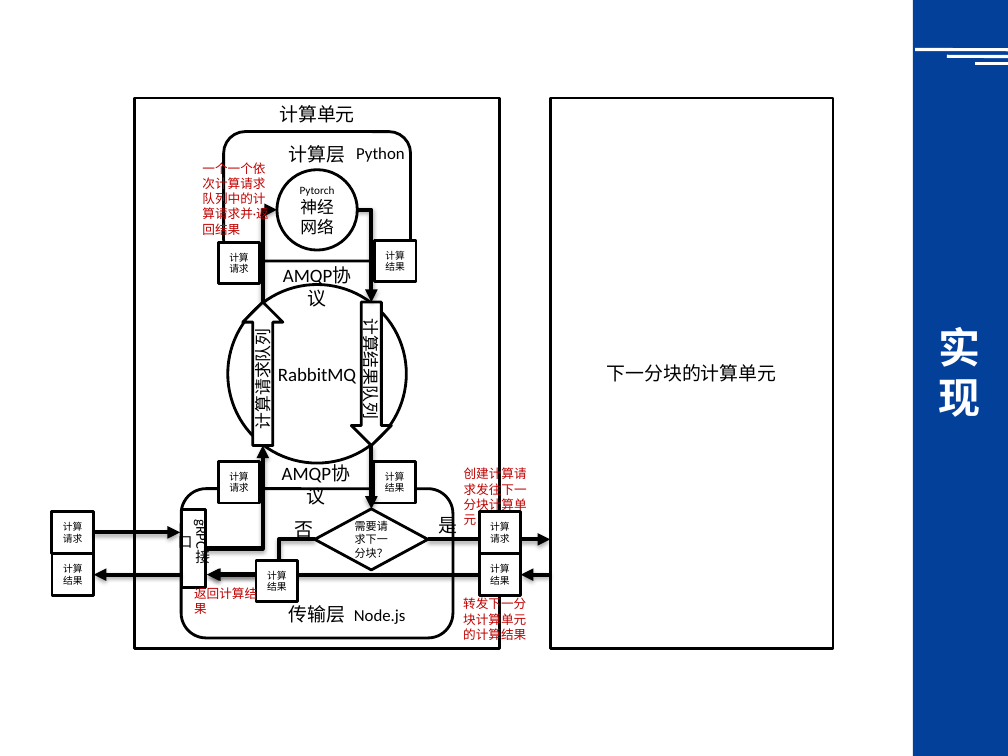
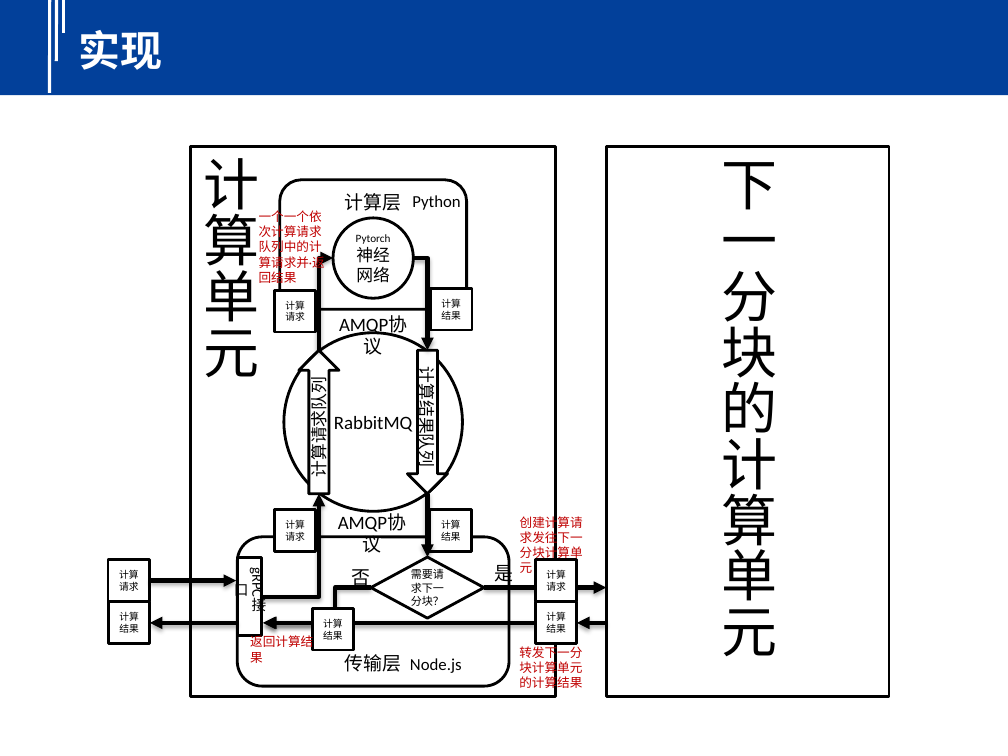
Before and after one commit to yindaheng98/DNet, a slide deck: slide 17 of 介绍（4：3）.pptx (slide 11 before the commit). Drawn at 1008x756 pixels with LibreOffice and Linux fonts; fonts in the diff are those of the drawing; background and template pictures are left out. Boxes give left, top, right and bottom in pixels: in the first picture for what was removed or moved away, otherwise in the second. Text is boxed around its words. In the diff, an @@ line names an element or a change of style, - is before the commit and + after.

```diff
--- a/介绍（4：3）.pptx
+++ b/介绍（4：3）.pptx
@@ group added at (0, 0, 1008, 95): 3 lines, 1 rectangle @@
@@ title "实现": place and size @@
-title "实现" at (938, 327, 980, 417)
+title "实现" at (79, 30, 163, 70)
@@ title "实现" at (79, 30, 163, 70): alignment centre to left @@
@@ group removed at (913, 0, 1008, 756): 3 lines, 1 rectangle @@
@@ rectangle "计算单元" at (191, 146, 555, 697): size 13.5 to 40 pt; vertical alignment top to bottom @@
@@ rectangle "下一分块的计算单元" at (606, 146, 889, 697): size 13.5 to 40 pt @@
@@ 4 texts, 2 rectangles, 1 rounded rectangle: place and size @@
-4 texts, 2 rectangles, 1 rounded rectangle at (51, 132, 520, 614)
+4 texts, 2 rectangles, 1 rounded rectangle at (108, 179, 577, 663)
@@ elbow arrow moved from (357, 210) - (371, 302) to (319, 351) - (333, 258) @@
@@ elbow arrow moved from (263, 302) - (277, 210) to (413, 258) - (427, 351) @@
@@ 8 rectangles, 6 texts, 4 arrows, 2 ellipses, 2 right arrows, 2 elbow arrows, 1 rounded rectangle, 1 diamond: place and size @@
-8 rectangles, 6 texts, 4 arrows, 2 ellipses, 2 right arrows, 2 elbow arrows, 1 rounded rectangle, 1 diamond at (52, 98, 834, 648)
+8 rectangles, 6 texts, 4 arrows, 2 ellipses, 2 right arrows, 2 elbow arrows, 1 rounded rectangle, 1 diamond at (108, 146, 889, 697)
@@ rectangle "计算结果": place and size @@
-rectangle "计算结果" at (479, 553, 520, 595)
+rectangle "计算结果" at (430, 510, 472, 551)
@@ arrow moved from (181, 575) - (94, 575) to (149, 581) - (236, 581) @@
@@ arrow moved from (94, 532) - (180, 532) to (237, 623) - (150, 623) @@
@@ rectangle "计算结果": place and size @@
-rectangle "计算结果" at (374, 462, 415, 503)
+rectangle "计算结果" at (535, 602, 577, 643)
```
Also in this commit, not shown: 14 other slides changed, 18 slides added.
